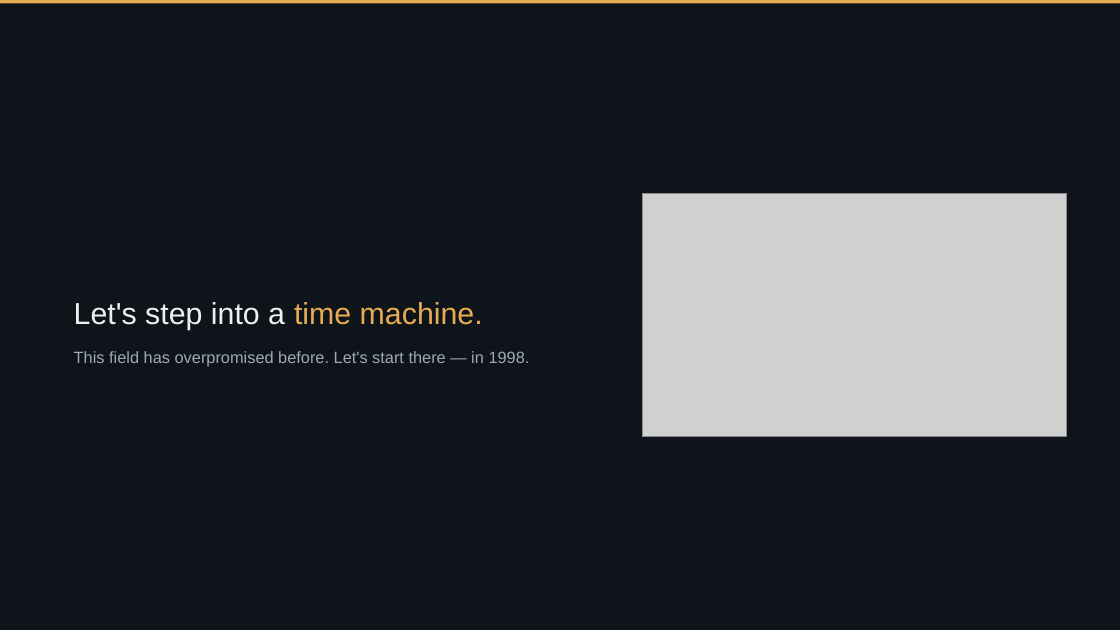
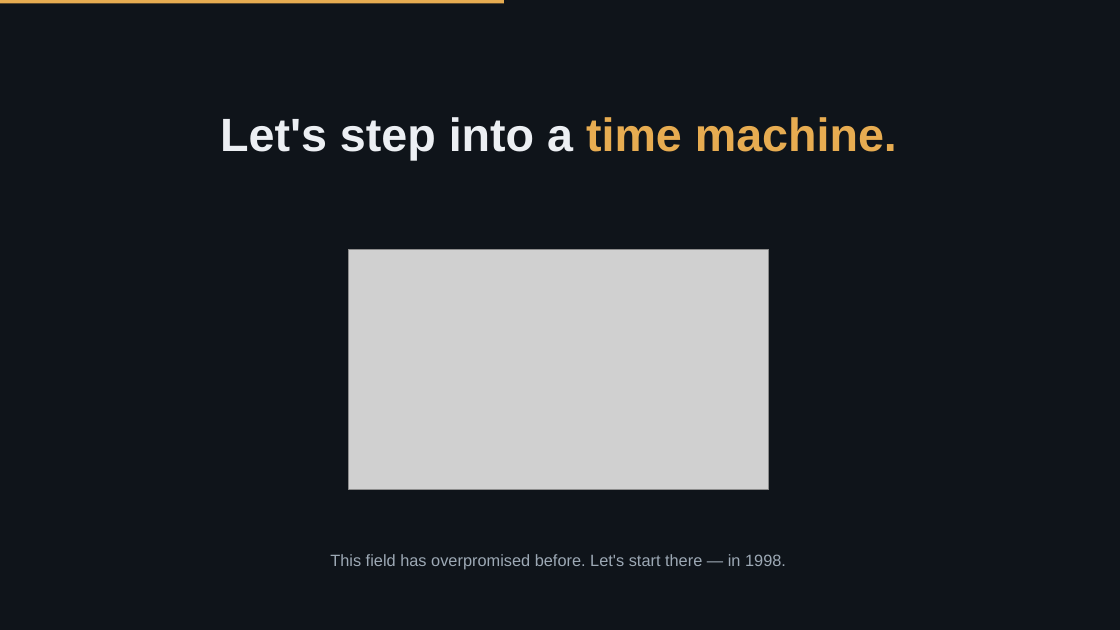
Before and after one commit to Emory-HITI/Mammo, a slide deck: slide 6 of keynote-iwbi-2026/pptx/sections/IWBI2026_Trivedi_00_hook.pptx. Drawn at 1120x630 pixels with LibreOffice and Linux fonts; fonts in the diff are those of the drawing; grey boxes stand for pictures. Boxes give left, top, right and bottom in pixels: in the first picture for what was removed or moved away, otherwise in the second. Text is boxed around its words. In the diff, an @@ line names an element or a change of style, - is before the commit and + after.

```diff
--- a/keynote-iwbi-2026/pptx/sections/IWBI2026_Trivedi_00_hook.pptx
+++ b/keynote-iwbi-2026/pptx/sections/IWBI2026_Trivedi_00_hook.pptx
@@ rectangle: place and size @@
-rectangle at (0,0,1120,3)
+rectangle at (0,0,504,3)
@@ text "Let's step into a time ...": place and size @@
-text "Let's step into a time ..." at (74,302,483,331)
+text "Let's step into a time ..." at (220,117,897,160)
@@ text "Let's step into a time ..." at (220,117,897,160): size 26 to 40 pt, bold on; alignment left to centre; line spacing 1.06 to 1; less space between paragraphs @@
@@ picture: place and size @@
-picture at (643,194,1067,437)
+picture at (349,250,769,490)
@@ text "This field has overpromised before. ...": place and size @@
-text "This field has overpromised before. ..." at (74,351,530,367)
+text "This field has overpromised before. ..." at (330,554,786,570)
@@ text "This field has overpromised before. ..." at (330,554,786,570): alignment left to centre; line spacing 1.28 to 1; less space between paragraphs @@
```
Also in this commit, not shown: 5 other slides changed, 1 other file.
